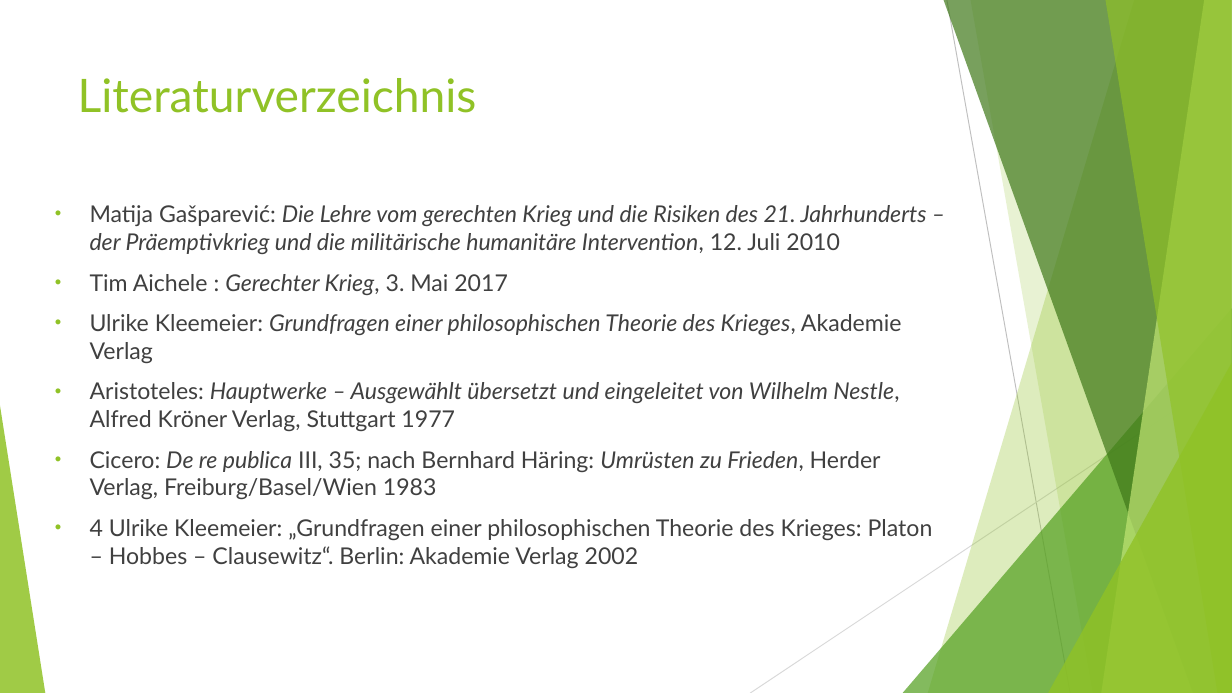
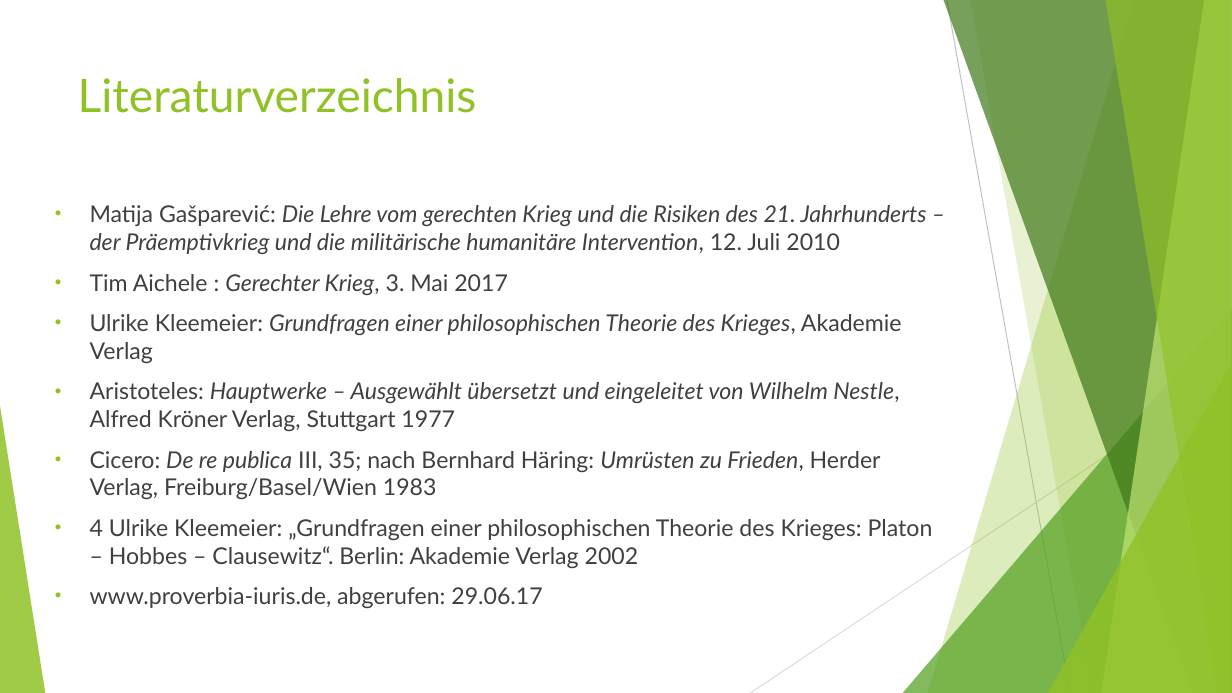
Before and after one commit to DominikEisele/gerechter_Krieg, a slide deck: slide 10 of gerechter_krieg_ethik.pptx (slide 9 before the commit). Drawn at 1232x693 pixels with LibreOffice and Linux fonts; fonts in the diff are those of the drawing. Boxes give left, top, right and bottom in pixels: in the first picture for what was removed or moved away, otherwise in the second. Text is boxed around its words. In the diff, an @@ line names an element or a change of style, - is before the commit and + after.

```diff
--- a/gerechter_krieg_ethik.pptx
+++ b/gerechter_krieg_ethik.pptx
@@ text at bbox=[90, 587, 542, 608]: paragraph added @@
+• www.proverbia-iuris.de, abgerufen: 29.06.17
```
Also in this commit, not shown: 2 other slides changed, 1 slide added.
